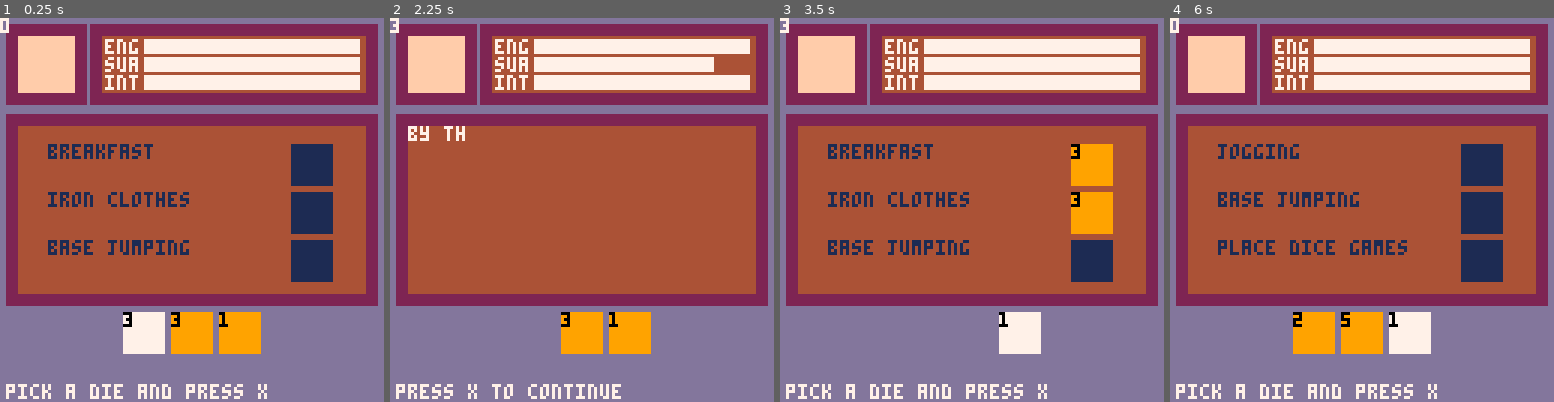
Above: before the commit, frames 1-4 (left to right).
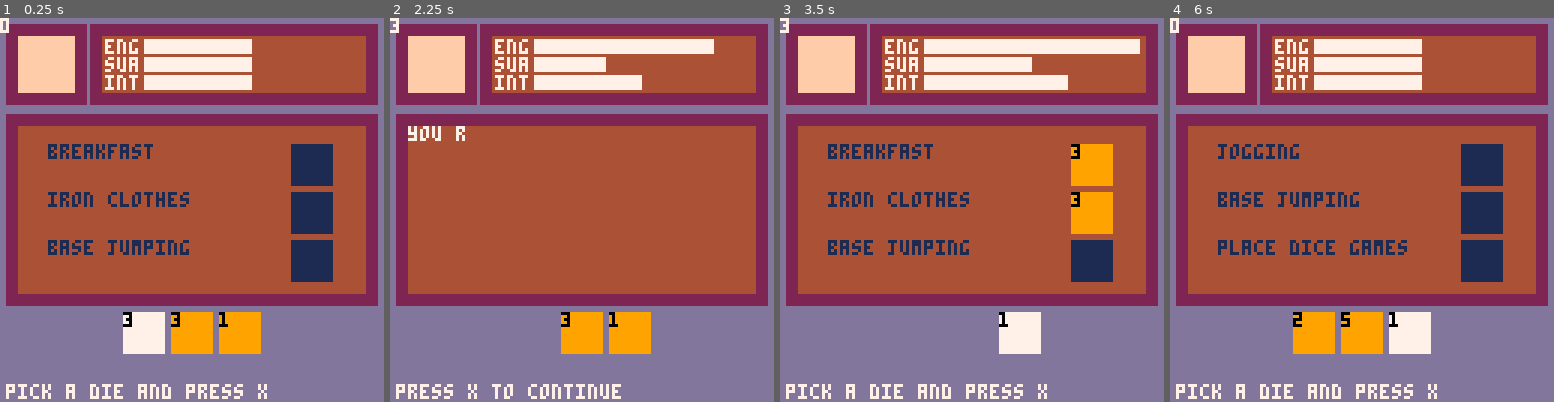
Above: after the commit, the same moments.

Repository: shen-sat/roll
Game: PICO-8 cartridge game.p8
The game is run twice, just before and just after one commit, with the same random seed, the same clock (stepped at 60 frames per second) and the same inputs.
Inputs:
- Up to frame 1 (0.25 s): no input
- Up to frame 2 (2.25 s): tap X (X key) at 1.07, 2.07 s; hold Left from 1.97 s (still down)
- Up to frame 3 (3.5 s): release Left at 2.37 s; tap X (X key) every 0.33 s from 2.4 to 3.4 s; hold Down 2.42-2.82 s; hold Right from 2.87 s (still down)
- Up to frame 4 (6 s): release Right at 3.53 s; hold Up 3.58-4.08 s; tap X (X key) every 0.33 s from 3.73 to 5.73 s; hold Right 4.13-4.53 s; hold Down 4.58-5.08 s; hold Left 5.13-5.8 s; hold Up from 5.85 s (still down)

The runs differ from the first frame. In frame 1, 3.3% of the frame differs, in the area x 65-94%, y 5-19%; in frame 2, 2.7%; in frame 3, 1.8%; in frame 4, 3.3%.

Commit message:
Move stats to halfway, add prefix of roll score to activity descs

Diff:
--- a/controller.lua
+++ b/controller.lua
@@ -111,7 +111,9 @@
 
 			if activity_text_flag then
 				activity_text_flag = false
-				textbox(outcome.text,nil,nil,7)
+				local prefix = "you rolled a: "..selected_activity.die.score.."! "
+				textbox(prefix..outcome.text,nil,nil,7)
+
 
 				meters[1].score = work_out_score(meters[1].score + (outcome.eng * 12))
 				meters[2].score = work_out_score(meters[2].score + (outcome.sua * 12))
--- a/stats.lua
+++ b/stats.lua
@@ -1,16 +1,16 @@
 int = {
   text = 'int',
-  score = 72
+  score = 36
 }
 
 eng = {
   text = 'eng',
-  score = 72
+  score = 36
 }
 
 sua = {
   text = 'sua',
-  score = 72
+  score = 36
 }
 
 meters = { eng, sua, int }
